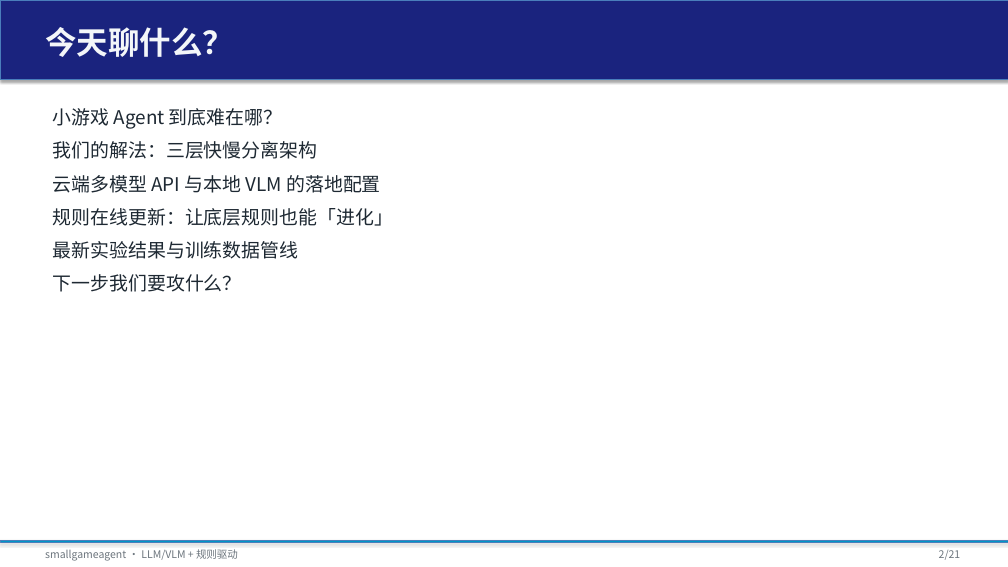
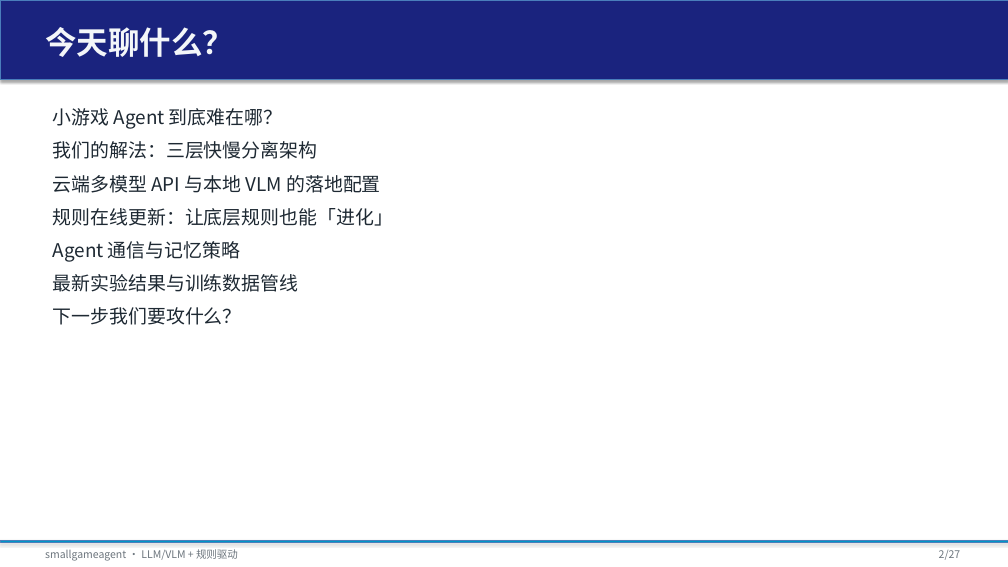
Before and after one commit to tzhazuma/smallgameagent, a slide deck: slide 2 of reports/smallgameagent_report.pptx. Drawn at 1008x567 pixels with LibreOffice and Linux fonts; fonts in the diff are those of the drawing. Boxes give left, top, right and bottom in pixels: in the first picture for what was removed or moved away, otherwise in the second. Text is boxed around its words. In the diff, an @@ line names an element or a change of style, - is before the commit and + after.

```diff
--- a/reports/smallgameagent_report.pptx
+++ b/reports/smallgameagent_report.pptx
@@ text at box(53, 241, 240, 262): paragraph added @@
+Agent 通信与记忆策略
@@ text at box(939, 550, 961, 560): text changed @@
-2/21
+2/27
```
Also in this commit, not shown: 19 other slides changed, 7 slides added, 1 slide removed, 16 other files.
